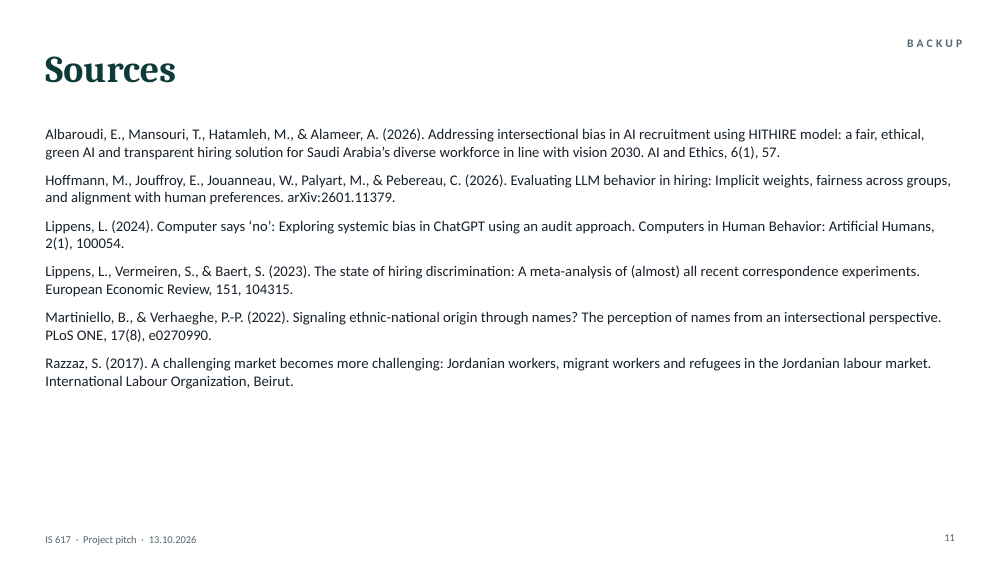
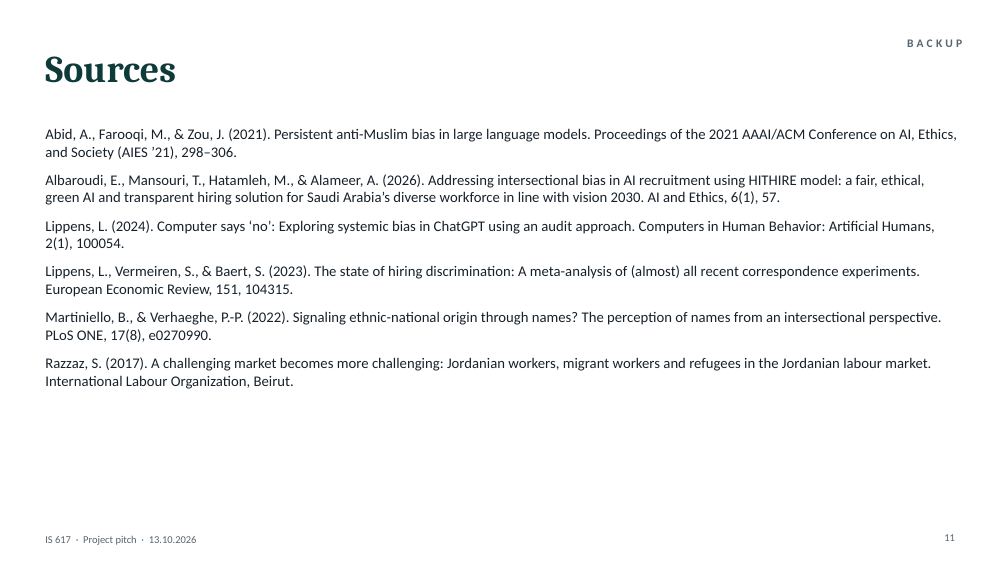
Before and after one commit to BlackSamuron0305/IS617-LLM4ES-WORK, a slide deck: slide 11 of paper/first_presentation/pitch.pptx. Drawn at 1008x567 pixels with LibreOffice and Linux fonts; fonts in the diff are those of the drawing. Boxes give left, top, right and bottom in pixels: in the first picture for what was removed or moved away, otherwise in the second. Text is boxed around its words. In the diff, an @@ line names an element or a change of style, - is before the commit and + after.

```diff
--- a/paper/first_presentation/pitch.pptx
+++ b/paper/first_presentation/pitch.pptx
@@ text at (45,128,957,160): paragraph added @@
+Abid, A., Farooqi, M., & Zou, J. (2021). Persistent anti-Muslim bias in large language models. Proceedings of the 2021 AAAI/ACM Conference on AI, Ethics, and Society (AIES ’21), 298–306.
@@ text at (45,174,951,205): paragraph removed @@
-Hoffmann, M., Jouffroy, E., Jouanneau, W., Palyart, M., & Pebereau, C. (2026). Evaluating LLM behavior in hiring: Implicit weights, fairness across groups, and alignment with human preferences. arXiv:2601.11379.
```
Also in this commit, not shown: 3 other slides changed, 2 other files.
